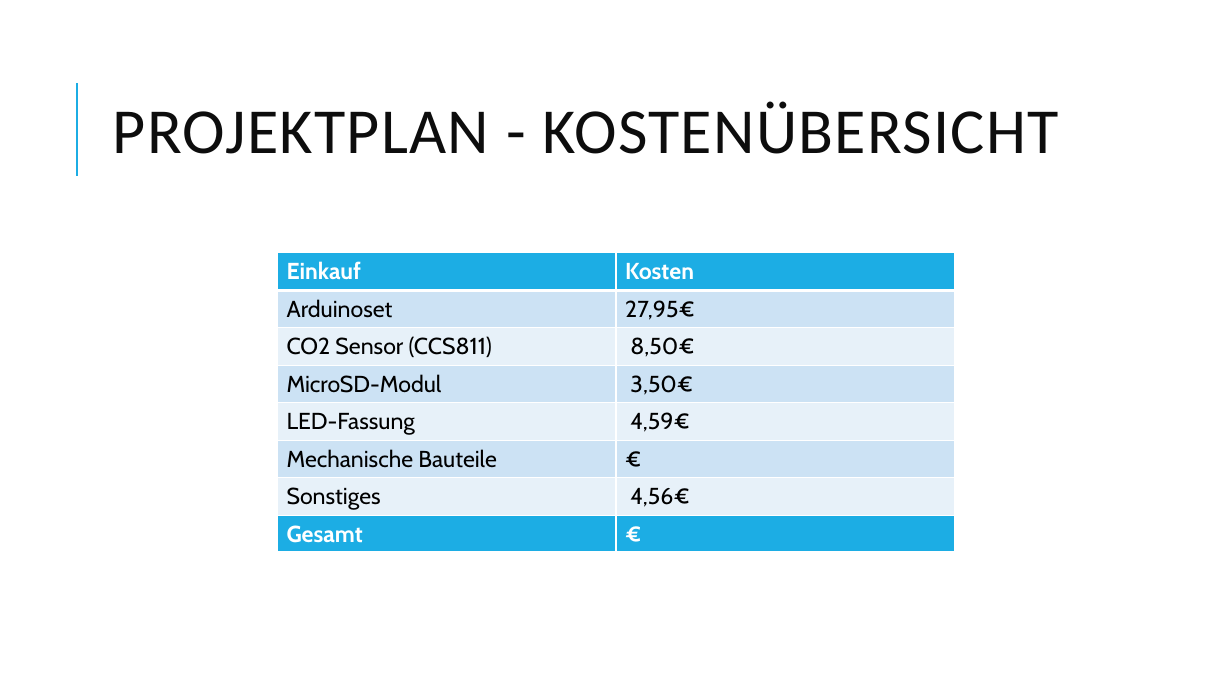
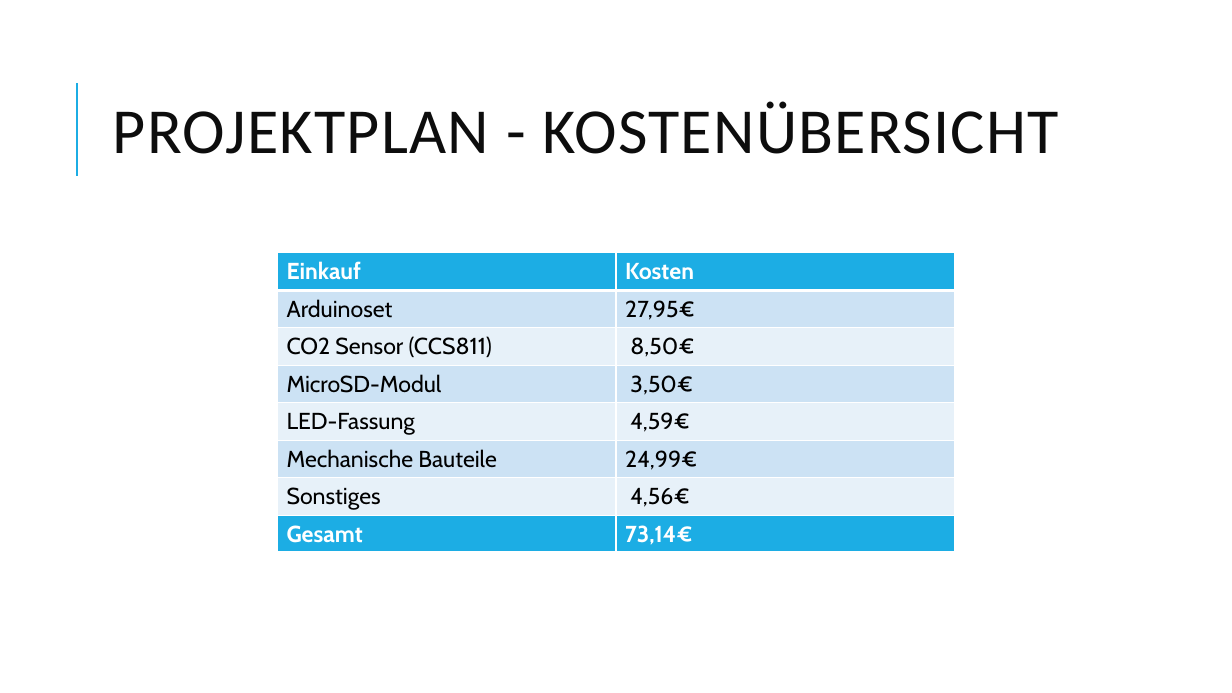
Before and after one commit to johannesdhbw/MC_Projekt, a slide deck: slide 6 of Präsentation/Microcomputertechnik.pptx. Drawn at 1232x693 pixels with LibreOffice and Linux fonts; fonts in the diff are those of the drawing. Boxes give left, top, right and bottom in pixels: in the first picture for what was removed or moved away, otherwise in the second. Text is boxed around its words. In the diff, an @@ line names an element or a change of style, - is before the commit and + after.

```diff
--- a/Präsentation/Microcomputertechnik.pptx
+++ b/Präsentation/Microcomputertechnik.pptx
@@ table at [277,253,956,516] @@
-row 6, column 2: €
+row 6, column 2: 24,99€
@@ table at [277,516,956,554] @@
-row 1, column 2: €
+row 1, column 2: 73,14€
```
Also in this commit, not shown: 1 other slide changed.
